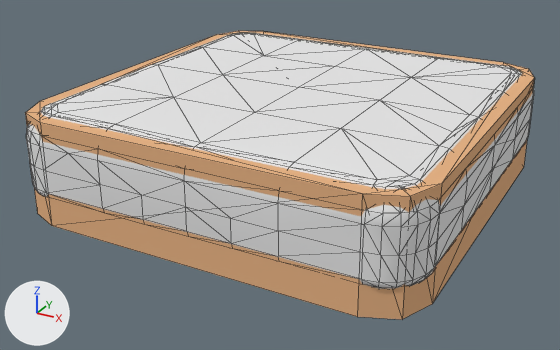
Before and after pictures for a commit that changed the Blender file Blender Models/BouncePlatform/Trampoline2.blend.
Both versions are drawn from a 50 mm camera at (339.0, -654.0, 231.0) aimed at (-8.0, -23.0, -85.0). Every picture has the same lights, and +X, +Y and +Z are marked at lower left. Mesh edges are drawn as thin lines.

Objects in the first picture: 'Cube', 'polySurface10__TrampolineMat01'.
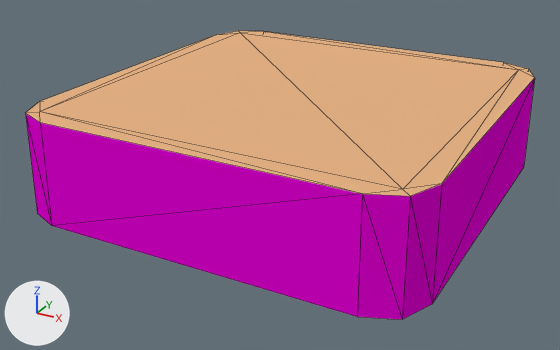
What differs and where, as boxes [x1, y1, x2, y2] in the pictures (560 x 350 px):
'polySurface10__TrampolineMat01', hidden: before [26, 33, 534, 289]
part 1 of me_cube_001, recoloured: [25, 79, 534, 320] in both

The change, as a list of edits to the scene's bpy script:
```text
Add mat_nobounce:
    mat_nobounce = diffuse_material('NoBounce')
    mat_nobounce.base_color = (0.8, 0.0, 0.693)  # pink #e700d9
Change me_cube_001:
    where me_cube_001.from_pydata(...)  # 28 vertices, 42 faces; spans x -196.0..196.0, y -196.0..196.0, z -100.0..1.0
    used by ob_cube; location = (0.0, 0.0, 0.0)
    me_cube_001 part 1: all 24 faces centred in x -196.0..196.0, y -196.0..196.0, z -66.0..-33.0 switch from mat_collision (beige #e7b385) to mat_nobounce (pink #e700d9)
Change ob_polysurface10__trampolinemat01:
    ob_polysurface10__trampolinemat01.rotation_euler: (1.571, 0.0, 0.0) -> (0.0, 0.0, 0.0)  # degrees (90, 0, 0) -> degrees (0, 0, 0)
    add ob_polysurface10__trampolinemat01.hide_viewport = True
```
